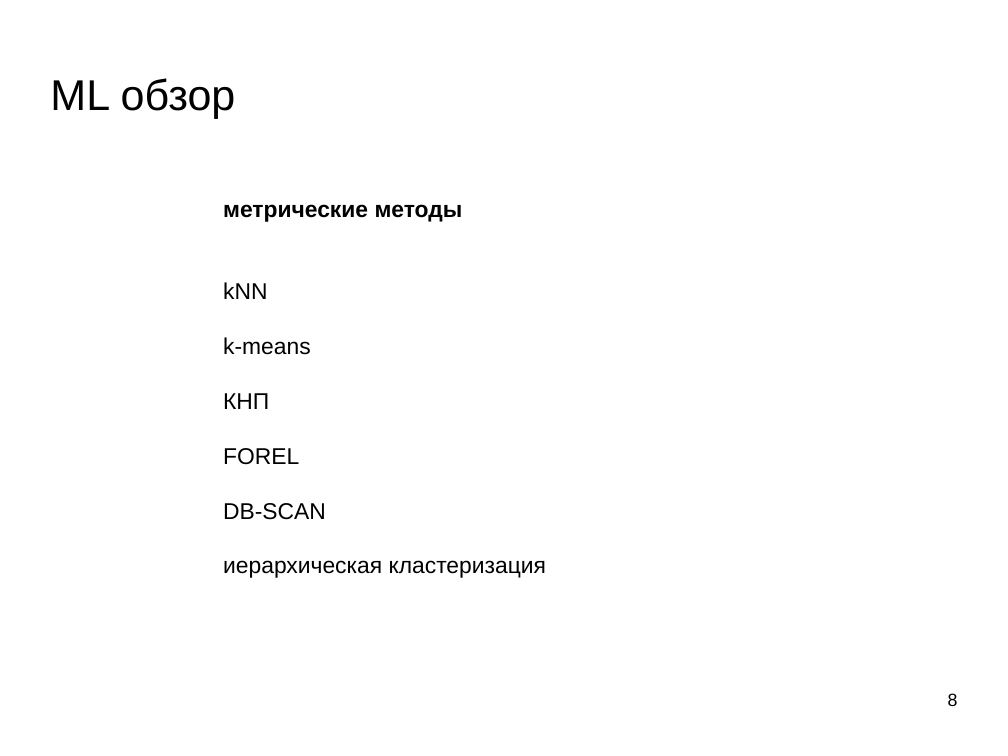
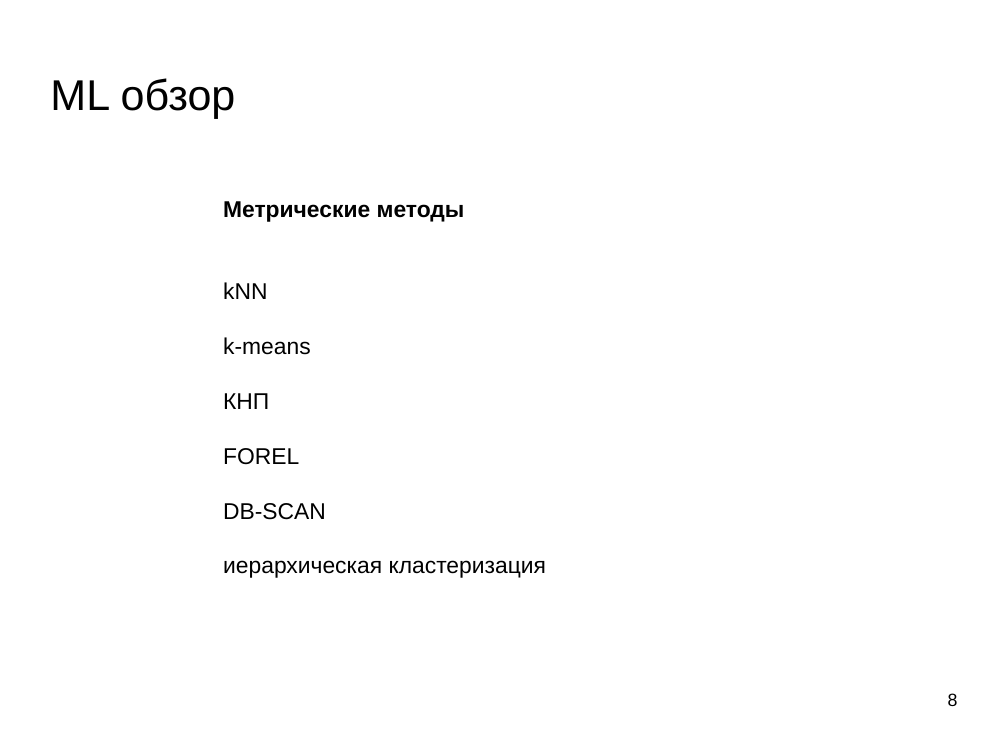
Before and after one commit to mechanoid5/ml_lectorium_legacy, a slide deck: slide 8 of 15-conclusion.odp. Drawn at 1008x756 pixels with LibreOffice and Linux fonts; fonts in the diff are those of the drawing; background and template pictures are left out. Boxes give left, top, right and bottom in pixels: in the first picture for what was removed or moved away, otherwise in the second. Text is boxed around its words. In the diff, an @@ line names an element or a change of style, - is before the commit and + after.

```diff
--- a/15-conclusion.odp
+++ b/15-conclusion.odp
@@ text at (x1=223, y1=201, x2=465, y2=222): text changed @@
-метрические методы
+Метрические методы
```
Also in this commit, not shown: 7 other slides changed.
